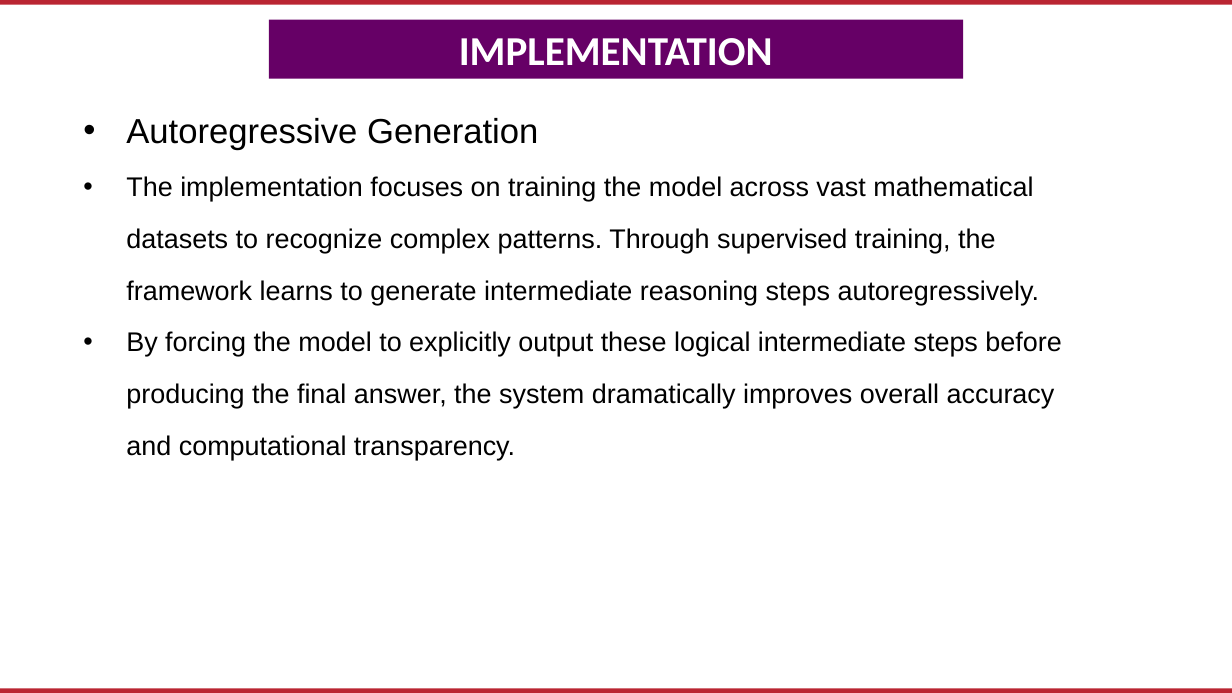
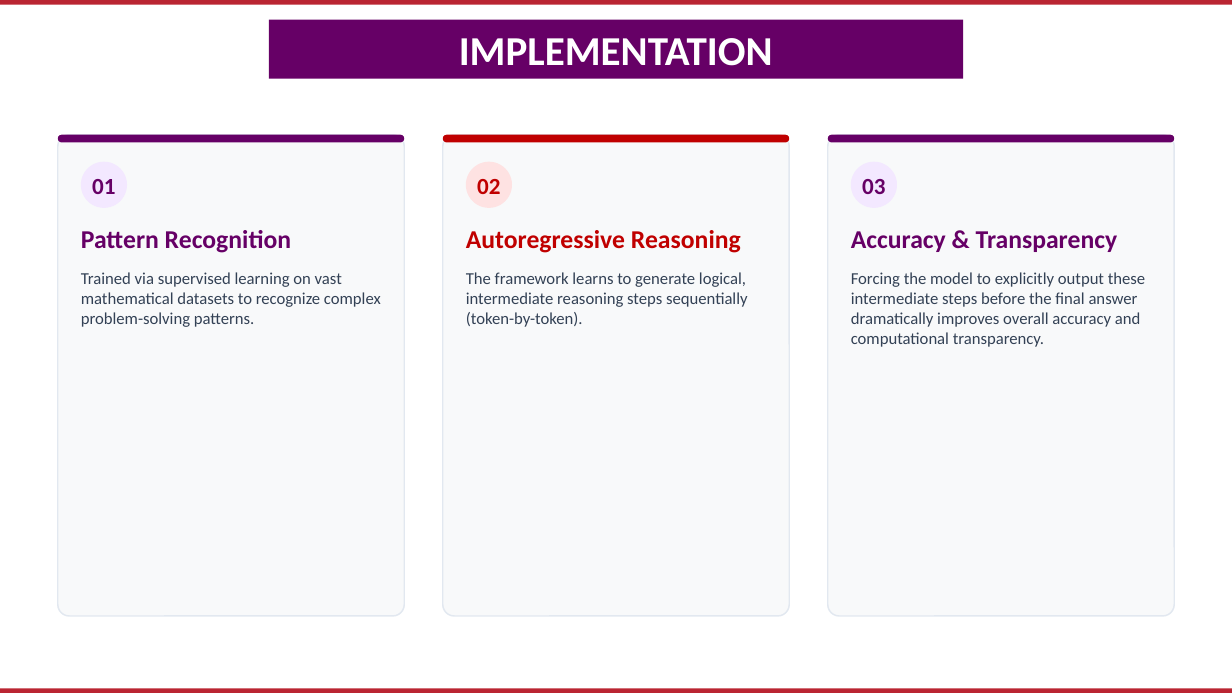
Before and after one commit to NIKHILSAI4/KLH-cse-2026-2420030635-mathslm, a slide deck: slide 15 of docs/Review-2 PPT.pptx. Drawn at 1232x693 pixels with LibreOffice and Linux fonts; fonts in the diff are those of the drawing; background and template pictures are left out. Boxes give left, top, right and bottom in pixels: in the first picture for what was removed or moved away, otherwise in the second. Text is boxed around its words. In the diff, an @@ line names an element or a change of style, - is before the commit and + after.

```diff
--- a/docs/Review-2 PPT.pptx
+++ b/docs/Review-2 PPT.pptx
@@ group added at bbox=[828, 135, 1175, 616]: 3 rounded rectangles, 1 text @@
+03
@@ group added at bbox=[57, 135, 404, 616]: 3 rounded rectangles, 2 texts @@
+01
+Pattern Recognition
+Trained via supervised learning on vast mathematical datasets to recognize complex problem-solving patterns.
@@ group added at bbox=[443, 135, 789, 616]: 3 rounded rectangles, 2 texts @@
+02
+Autoregressive Reasoning
+The framework learns to generate logical, intermediate reasoning steps sequentially (token-by-token).
@@ text at bbox=[851, 231, 1145, 347]: text changed; size 21 to 13 pt; font Arial to Calibri; text colour #000000 to #334155 @@
-• Autoregressive Generation
-• The implementation focuses on training the model across vast mathematical datasets to recognize complex patterns. Through supervised training, the framework learns to generate intermediate reasoning steps autoregressively.
-• By forcing the model to explicitly output these logical intermediate steps before producing the final answer, the system dramatically improves overall accuracy and computational transparency.
+Accuracy & Transparency
+Forcing the model to explicitly output these intermediate steps before the final answer dramatically improves overall accuracy and computational transparency.
```
Also in this commit, not shown: 2 other slides changed, 3 slides added, 3 slides removed, 1 other file.
